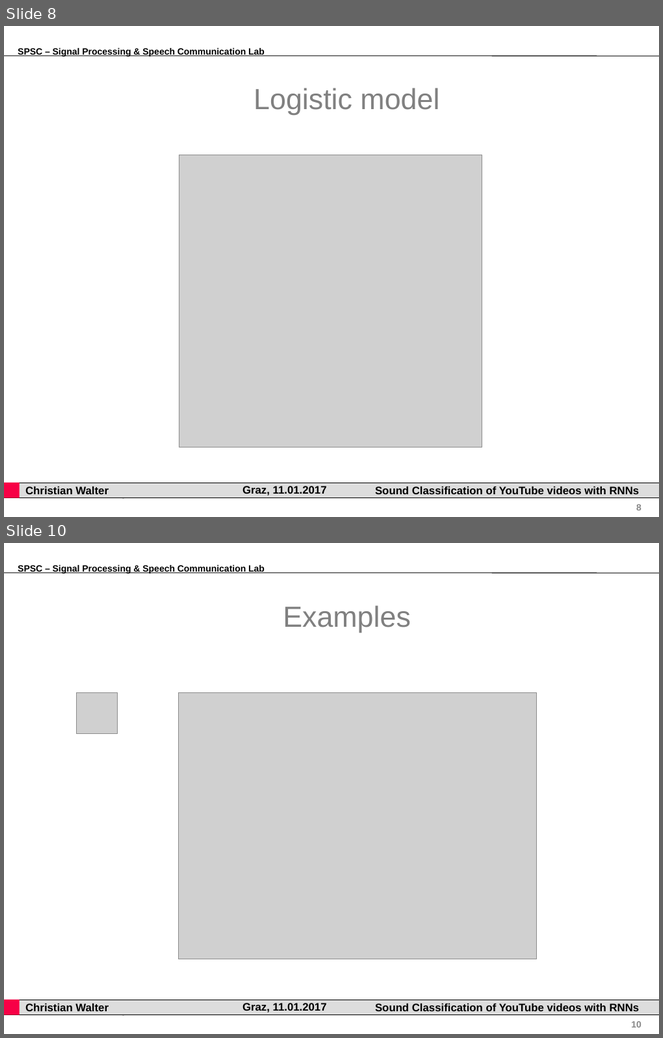
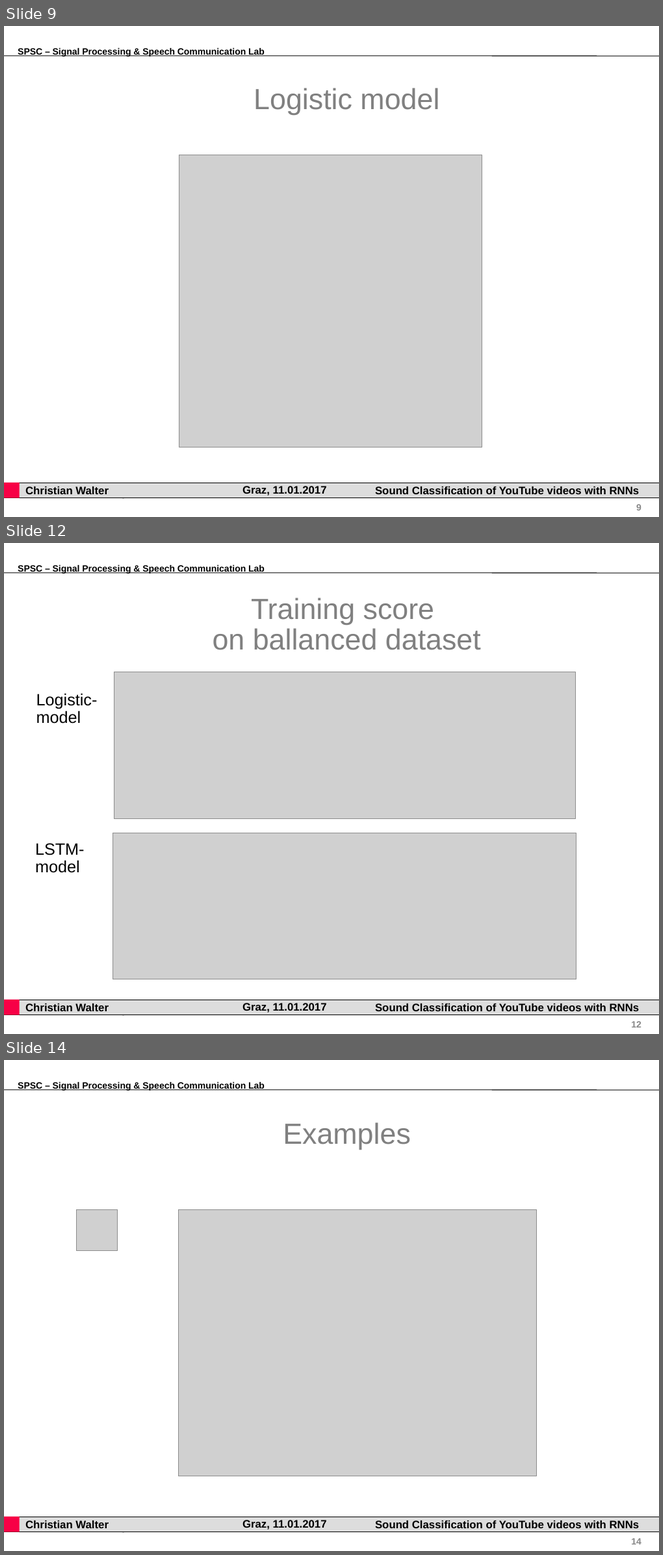
Before and after one commit to gartenschlaefer/present, a slide deck: bachelor_thesis/bachelor_thesis.ppt. Shown one above the other, each under a label of ours: slides 8 and 10 before the commit, slides 9, 12 and 14 after it; the slides between them are not shown. The pictures are 663x1038 and 663x1555 pixels, drawn with LibreOffice and Linux fonts; fonts in the diff are those of the drawing; grey boxes stand for pictures; background and template pictures are left out. Boxes give left, top, right and bottom in pixels: in the first picture for what was removed or moved away, otherwise in the second. Text is boxed around its words. In the diff, an @@ line names an element or a change of style, - is before the commit and + after.

```diff
--- a/bachelor_thesis/bachelor_thesis.ppt
+++ b/bachelor_thesis/bachelor_thesis.ppt
@@ slide 12 added at [4,543,659,1034], background #FFFFFF; not listed: 8 template elements that a slide beside it also shows @@
@@ title added at [213,598,481,650], 32 pt, text #808080 @@
+Training score
+on ballanced dataset
@@ picture added at [114,672,576,819] @@
@@ text added at [36,693,98,724], 18 pt, text #000000 @@
+Logistic-model
@@ picture added at [113,834,577,980] @@
@@ text added at [35,843,85,873], 18 pt, text #000000 @@
+LSTM-model
@@ what was slide 8 is now slide 9 @@
@@ what was slide 10 is now slide 14 @@
@@ page number at [631,1538,642,1545]: text changed @@
-10
+14
```
Also in this commit, not shown: 5 slides changed, 4 other slides added, 1 slide removed, 14 other files.
